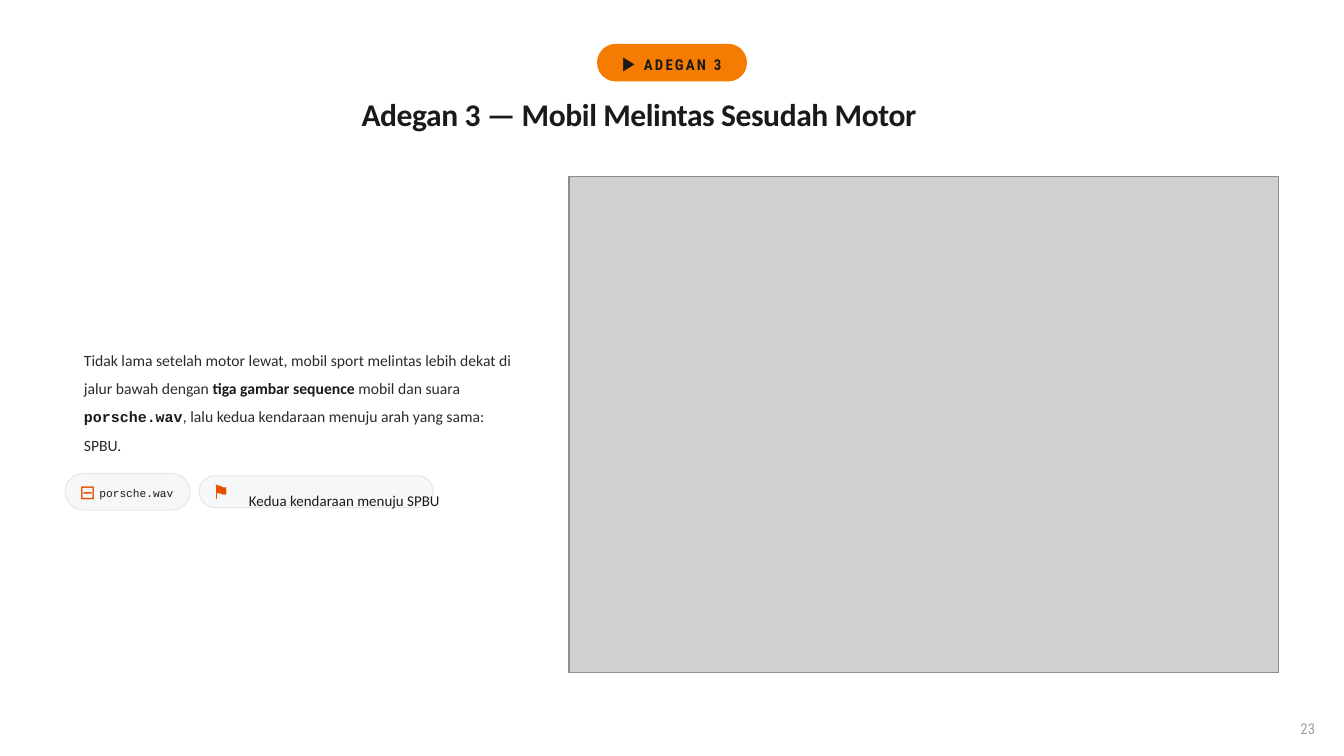
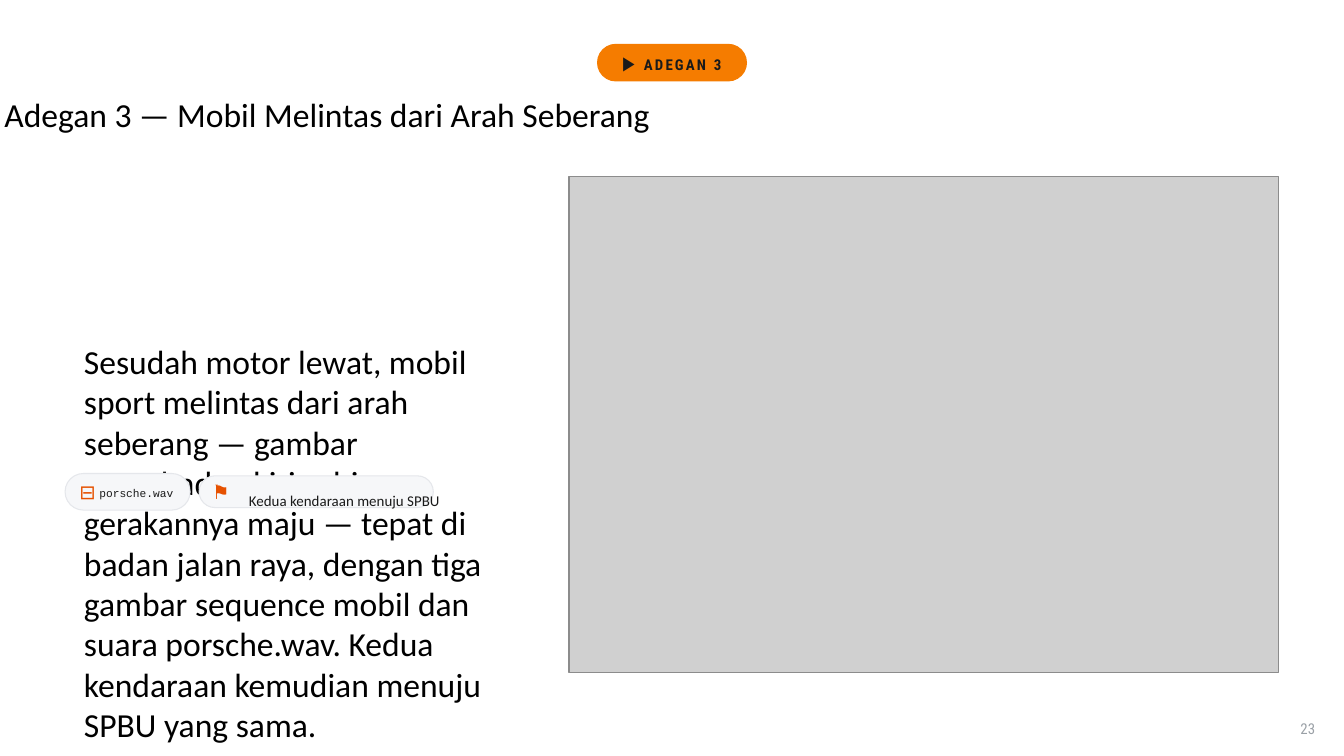
Before and after one commit to 0Zeroiszero/tugas_polymorphisme_kelompok-1_pbo, a slide deck: slide 23 of deliverables/Tugas_Polymorphism_Kelompok1_PBO_FINAL.pptx. Drawn at 1344x756 pixels with LibreOffice and Linux fonts; fonts in the diff are those of the drawing; grey boxes stand for pictures. Boxes give left, top, right and bottom in pixels: in the first picture for what was removed or moved away, otherwise in the second. Text is boxed around its words. In the diff, an @@ line names an element or a change of style, - is before the commit and + after.

```diff
--- a/deliverables/Tugas_Polymorphism_Kelompok1_PBO_FINAL.pptx
+++ b/deliverables/Tugas_Polymorphism_Kelompok1_PBO_FINAL.pptx
@@ text at (x1=4, y1=103, x2=649, y2=133): text changed; size 16.9 to 18 pt; text colour #1A1A1A to #000000; bold off @@
-Adegan 3 — Mobil Melintas Sesudah Motor
+Adegan 3 — Mobil Melintas dari Arah Seberang
@@ text at (x1=84, y1=350, x2=481, y2=743): text changed; size 8.4 to 18 pt; text colour #2B2B2B to #000000 @@
-Tidak lama setelah motor lewat, mobil sport melintas lebih dekat di jalur bawah dengan tiga gambar sequence mobil dan suara porsche.wav, lalu kedua kendaraan menuju arah yang sama: SPBU.
+Sesudah motor lewat, mobil sport melintas dari arah seberang — gambar menghadap kiri sehingga gerakannya maju — tepat di badan jalan raya, dengan tiga gambar sequence mobil dan suara porsche.wav. Kedua kendaraan kemudian menuju SPBU yang sama.
```
Also in this commit, not shown: 2 other slides changed, 3 other files.
